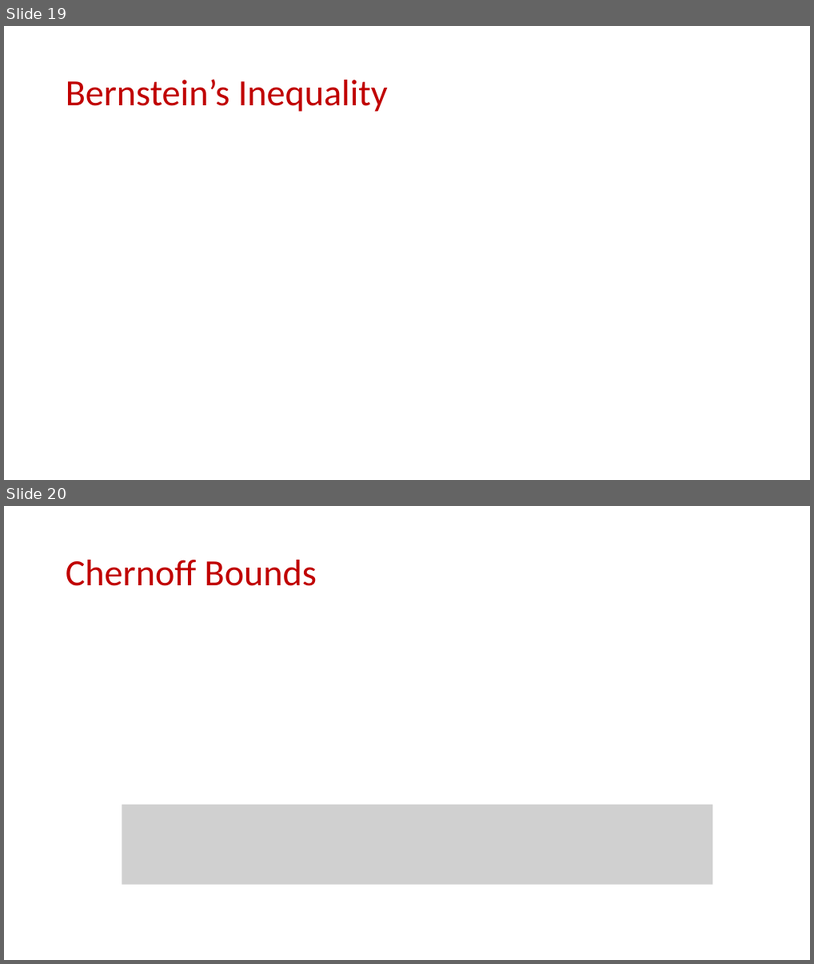
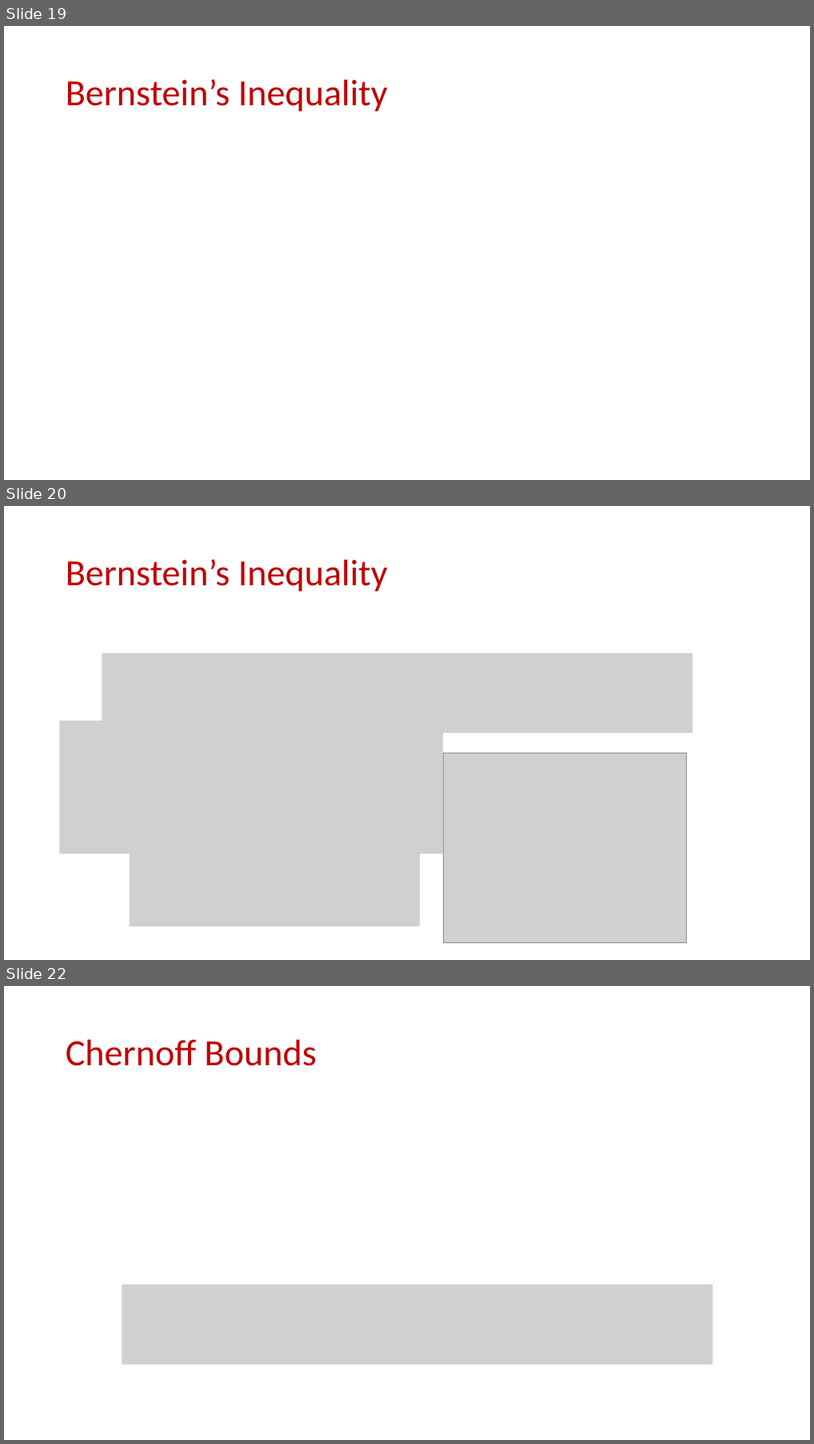
Before and after one commit to samsonzhou/samsonzhou.github.io, a slide deck: CSCE689-23/L5.pptx. Shown one above the other, each under a label of ours: slides 19 and 20 before the commit, slides 19, 20 and 22 after it; the slides between them are not shown. The pictures are 814x964 and 814x1444 pixels, drawn with LibreOffice and Linux fonts; fonts in the diff are those of the drawing; grey boxes stand for pictures. Boxes give left, top, right and bottom in pixels: in the first picture for what was removed or moved away, otherwise in the second. Text is boxed around its words. In the diff, an @@ line names an element or a change of style, - is before the commit and + after.

```diff
--- a/CSCE689-23/L5.pptx
+++ b/CSCE689-23/L5.pptx
@@ slide 20 added at (x1=4, y1=506, x2=810, y2=960), background #FFFFFF @@
@@ title added at (x1=66, y1=559, x2=388, y2=592), 44 pt, text #C00000 @@
+Bernstein’s Inequality
@@ picture added at (x1=102, y1=653, x2=693, y2=733) @@
@@ picture added at (x1=60, y1=720, x2=444, y2=854) @@
@@ picture added at (x1=443, y1=753, x2=687, y2=942) @@
@@ picture added at (x1=130, y1=847, x2=420, y2=926) @@
@@ what was slide 20 is now slide 22 @@
```
Also in this commit, not shown: 1 other slide added.
